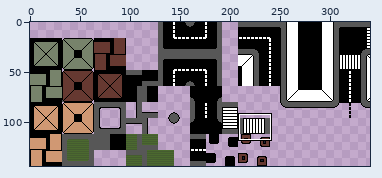
Edited in one commit: sprite sheet (Content/maps/tile_map.png). The first picture is a wide view before the edit; the outline marks the close-up.
Close-up. Before the edit:
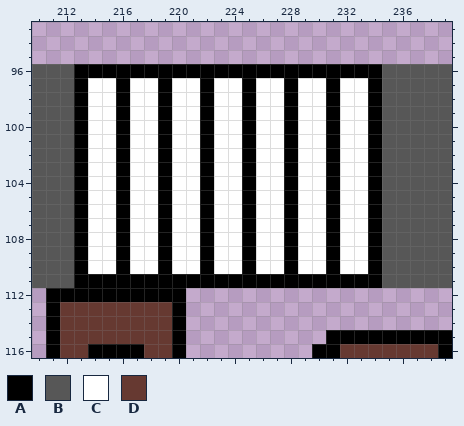
The file is 340x144 pixels. Shown: x 210..239, y 93..116. The commit also changed other parts of the picture, which this record leaves out.
Palette (. is transparent): A #000000  B #575757  C #ffffff  D #663931
Pixels before, first column x 210:
 96 BBBAAAAAAAAAAAAAAAAAAAAAABBBBB
 97 BBBACCACCACCACCACCACCACCABBBBB
 98 BBBACCACCACCACCACCACCACCABBBBB
 99 BBBACCACCACCACCACCACCACCABBBBB
100 BBBACCACCACCACCACCACCACCABBBBB
101 BBBACCACCACCACCACCACCACCABBBBB
102 BBBACCACCACCACCACCACCACCABBBBB
103 BBBACCACCACCACCACCACCACCABBBBB
104 BBBACCACCACCACCACCACCACCABBBBB
105 BBBACCACCACCACCACCACCACCABBBBB
106 BBBACCACCACCACCACCACCACCABBBBB
107 BBBACCACCACCACCACCACCACCABBBBB
108 BBBACCACCACCACCACCACCACCABBBBB
109 BBBACCACCACCACCACCACCACCABBBBB
110 BBBACCACCACCACCACCACCACCABBBBB
111 BBBAAAAAAAAAAAAAAAAAAAAAABBBBB
112 .AAAAAAAAAA...................
113 .ADDDDDDDDA...................
114 .ADDDDDDDDA...................
115 .ADDDDDDDDA..........AAAAAAAAA
116 .ADDAAAADDA.........AADDDDDDDA
Once edited:
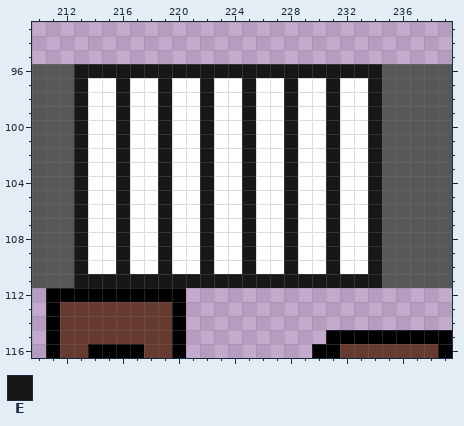
Colours new in this view: E #181616
From old to new:
Colour E replaces colour A in row 96 at x 213 to 234; in rows 97 to 110 at x 213, 216, 219, 222, 225, 228, 231 and 234; in row 111 at x 213 to 234.
Where, in picture pixels (left, top, right, bottom), the same in both close-ups:
changed: (74, 64, 382, 288)
